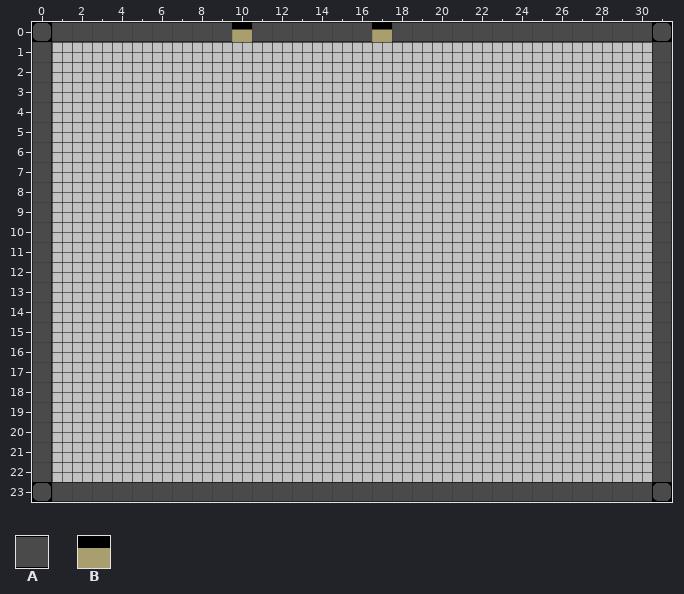
One commit to this Tiled map: res/levels/untitled.tmx. That is the earlier state.
Cells are 32x32 px. Shown: x 0..31, y 0..23. Tiles whose own drawing changed are shown in their newer look in all pictures.
Key: from "default": A 34, B 35.
_ is an empty cell.
Layers that did not change in this view are not listed.
Layer "Tile Layer 2" before, first column x 0:
 0 ________AABAAAAAABAA____________
 1 ________________________________
 2 ________________________________
 3 ________________________________
 4 ________________________________
 5 ________________________________
 6 ________________________________
 7 ________________________________
 8 ________________________________
 9 ________________________________
10 ________________________________
11 ________________________________
12 ________________________________
13 ________________________________
14 ________________________________
15 ________________________________
16 ________________________________
17 ________________________________
18 ________________________________
19 ________________________________
20 ________________________________
21 ________________________________
22 ________________________________
23 ________________________________
After the commit:
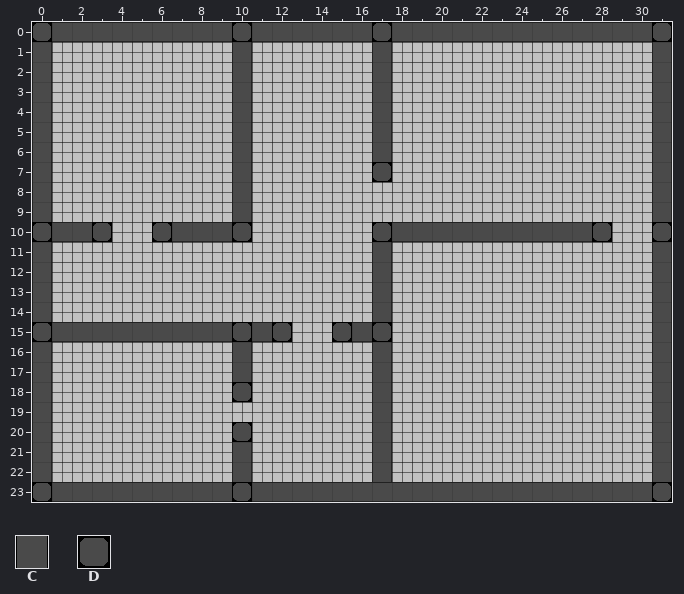
Further tiles: from "default": C 32, D 64.
From the commit log: A more interesting level with pure topdown view
What changed:
Layer "Tile Layer 2":
y 0: x 10 B -> D; x 17 B -> D
y 1..6: x 10 _ -> C; x 17 _ -> C
y 7: x 10 _ -> C; x 17 _ -> D
y 8..9: x 10 _ -> C
y 10: x 0..3 ____ -> DAAD; x 6..10 _____ -> DAAAD; x 17..28 ____________ -> DAAAAAAAAAAD; x 31 _ -> D
y 11..14: x 17 _ -> C
y 15: x 0..12 _____________ -> DAAAAAAAAADAD; x 15..17 ___ -> DAD
y 16..17: x 10 _ -> C; x 17 _ -> C
y 18: x 10 _ -> D; x 17 _ -> C
y 19: x 17 _ -> C
y 20: x 10 _ -> D; x 17 _ -> C
y 21..22: x 10 _ -> C; x 17 _ -> C
y 23: x 10 _ -> D
